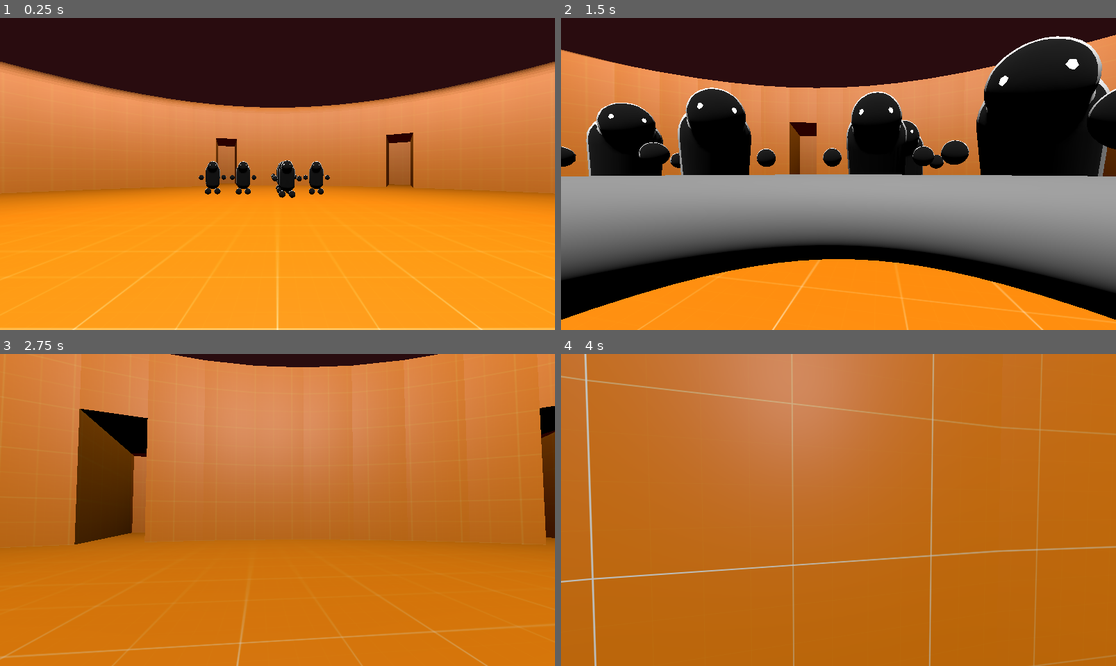
Above: before the commit, frames 1-4 (two rows, left to right).
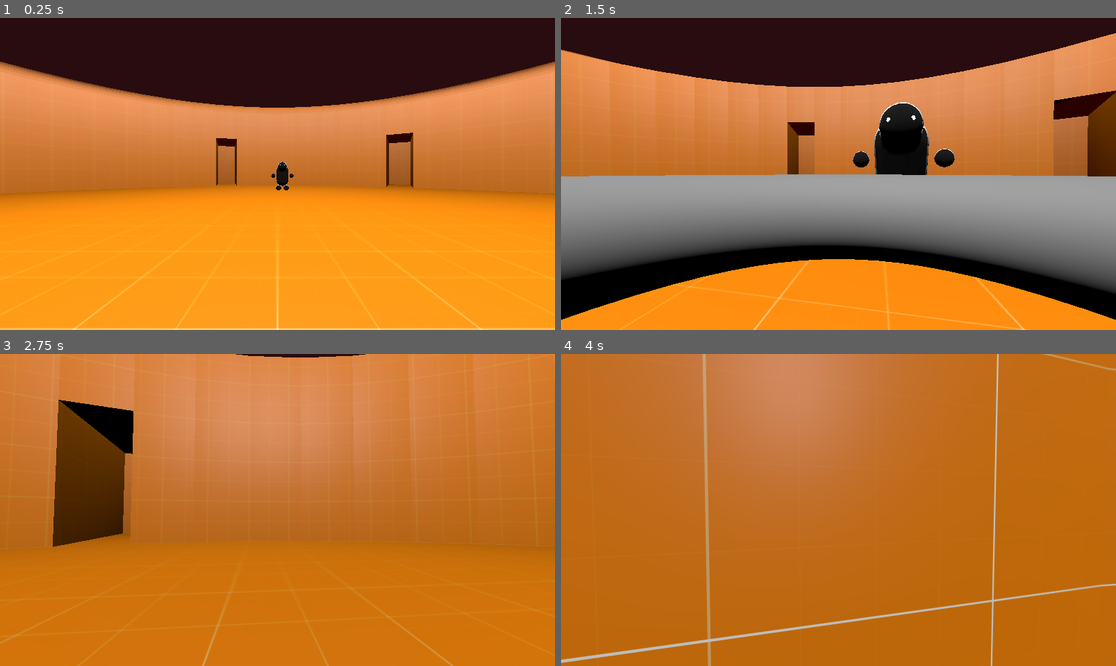
Above: after the commit, the same moments.

Repository: Checkmate-Chris1/lucifers-colosseum
Game: Godot game, scene res://main.tscn
Two runs of this game, one before a commit and one after it. Both use one fixed random seed, a clock stepped at 60 frames per second and the inputs below.
Inputs (mouse positions are in pixels of both pictures, inside the frame that each line leads up to):
- Up to frame 1 (0.25 s): no input
- Up to frame 2 (1.5 s): move the mouse to (866, 174) at 0.52 s; hold W (move_forward) from 0.53 s (still down); tap Shift (slam) at 0.6, 1.35 s; tap Space (jump) at 0.77 s; move the mouse to (810, 174) at 1.27 s
- Up to frame 3 (2.75 s): keep holding W (move_forward); tap Space (jump) at 1.52 s; move the mouse to (288, 503) at 2.02 s; tap Shift (slam) at 2.1 s
- Up to frame 4 (4 s): keep holding W (move_forward); move the mouse to (832, 516) at 2.77 s; tap Shift (slam) at 2.85, 3.6 s; tap Space (jump) at 3.02, 3.77 s; move the mouse to (877, 513) at 3.52 s

The runs differ from the first frame. In frame 1, 1.0% of the frame differs, in the area x 35-60%, y 45-58%; in frame 2, 19%, in the area x 0-100%, y 4-100%; in frame 3, 6.1%; in frame 4, 4.0%.

Commit message:
Revert main.tscn changes

Diff:
--- a/main.tscn
+++ b/main.tscn
@@ -14,23 +14,3 @@
 [node name="TormentedSoul" parent="." instance=ExtResource("3_h2yge")]
 transform = Transform3D(1, 0, 0, 0, 1, 0, 0, 0, 1, 0.10507059, 1.176698, -9.535203)
 player_parent = NodePath("../Node3D")
-
-[node name="TormentedSoul2" parent="." instance=ExtResource("3_h2yge")]
-transform = Transform3D(1, 0, 0, 0, 1, 0, 0, 0, 1, 1.5378461, 1.176698, -8.257675)
-player_parent = NodePath("../Node3D")
-
-[node name="TormentedSoul3" parent="." instance=ExtResource("3_h2yge")]
-transform = Transform3D(1, 0, 0, 0, 1, 0, 0, 0, 1, 0.10507059, 1.176698, -7.3855696)
-player_parent = NodePath("../Node3D")
-
-[node name="TormentedSoul4" parent="." instance=ExtResource("3_h2yge")]
-transform = Transform3D(1, 0, 0, 0, 1, 0, 0, 0, 1, -2.628624, 1.176698, -8.257675)
-player_parent = NodePath("../Node3D")
-
-[node name="TormentedSoul5" parent="." instance=ExtResource("3_h2yge")]
-transform = Transform3D(1, 0, 0, 0, 1, 0, 0, 0, 1, -1.3346918, 1.176698, -8.257675)
-player_parent = NodePath("../Node3D")
-
-[node name="TormentedSoul6" parent="." instance=ExtResource("3_h2yge")]
-transform = Transform3D(1, 0, 0, 0, 1, 0, 0, 0, 1, 0.10507059, 1.176698, -8.257675)
-player_parent = NodePath("../Node3D")
